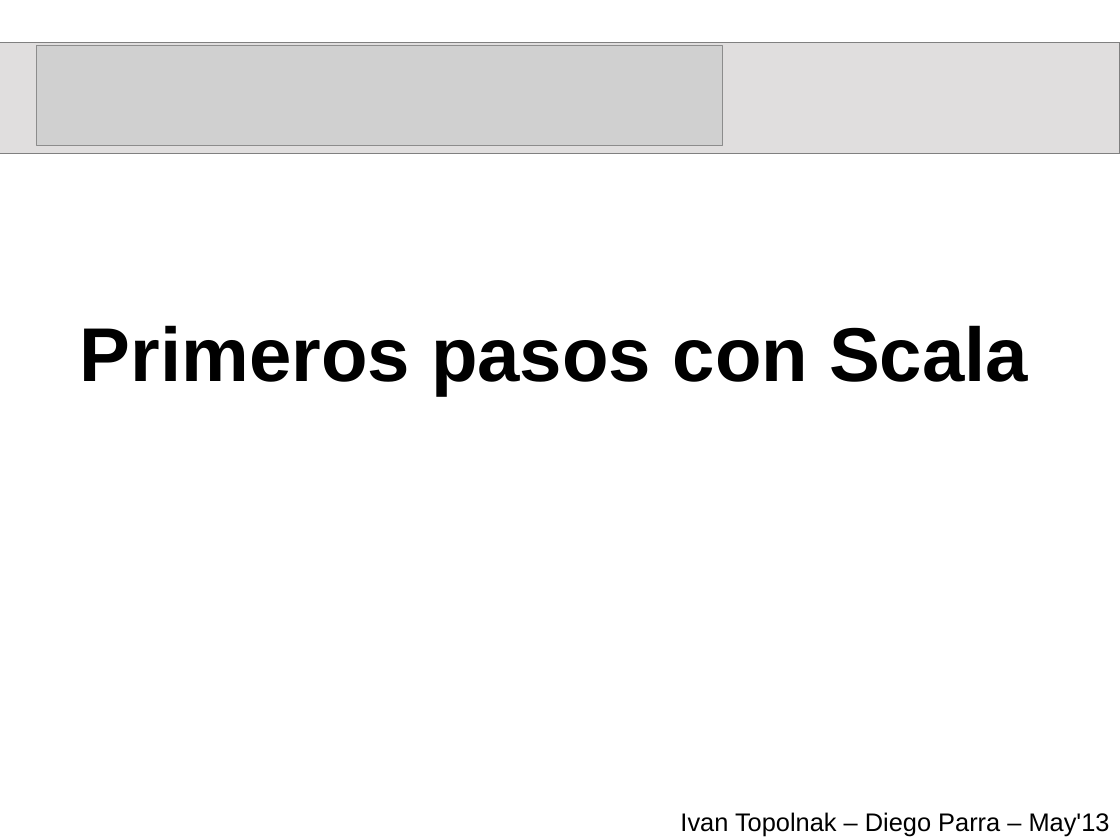
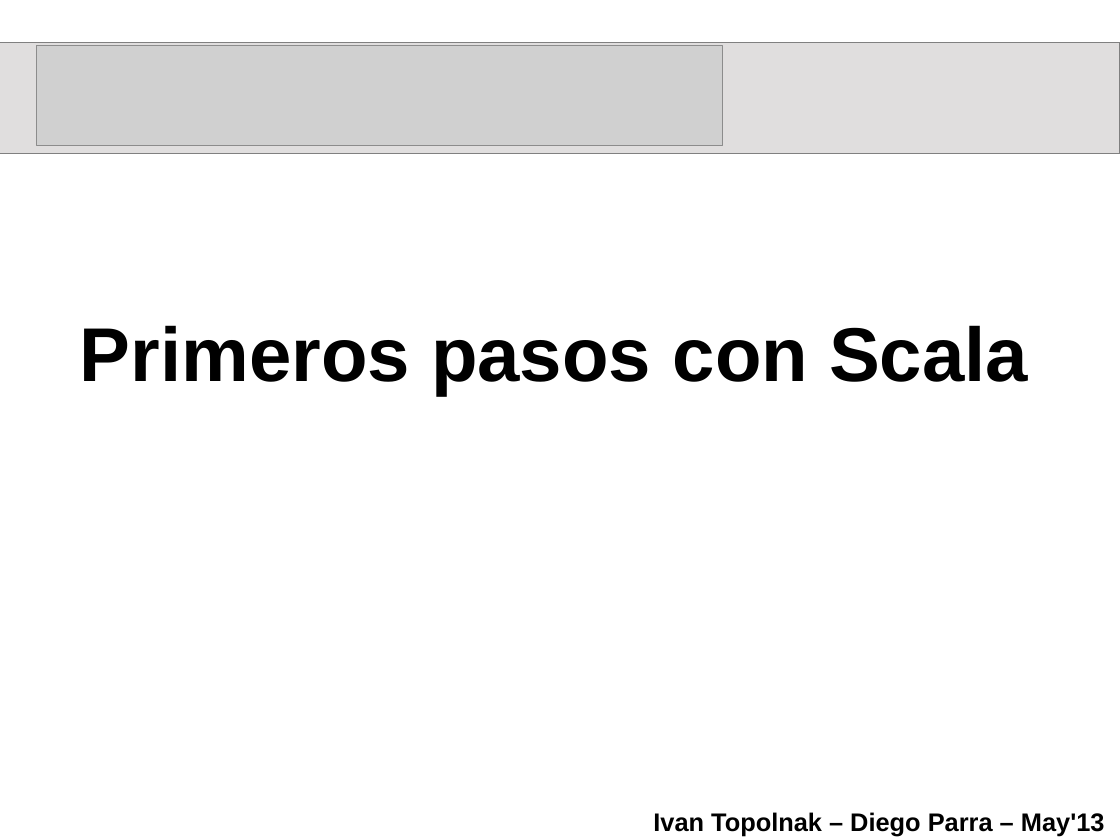
Before and after one commit to dpsoft/scalaCourse, a slide deck: slide 1 of 1/Scala1.odp. Drawn at 1120x840 pixels with LibreOffice and Linux fonts; fonts in the diff are those of the drawing; grey boxes stand for pictures. Boxes give left, top, right and bottom in pixels: in the first picture for what was removed or moved away, otherwise in the second. Text is boxed around its words. In the diff, an @@ line names an element or a change of style, - is before the commit and + after.

```diff
--- a/1/Scala1.odp
+++ b/1/Scala1.odp
@@ text "Ivan Topolnak – Diego Parra ...": place and size @@
-text "Ivan Topolnak – Diego Parra ..." at (680,812,1110,837)
+text "Ivan Topolnak – Diego Parra ..." at (653,812,1105,837)
@@ text "Ivan Topolnak – Diego Parra ..." at (653,812,1105,837): bold on @@
```
